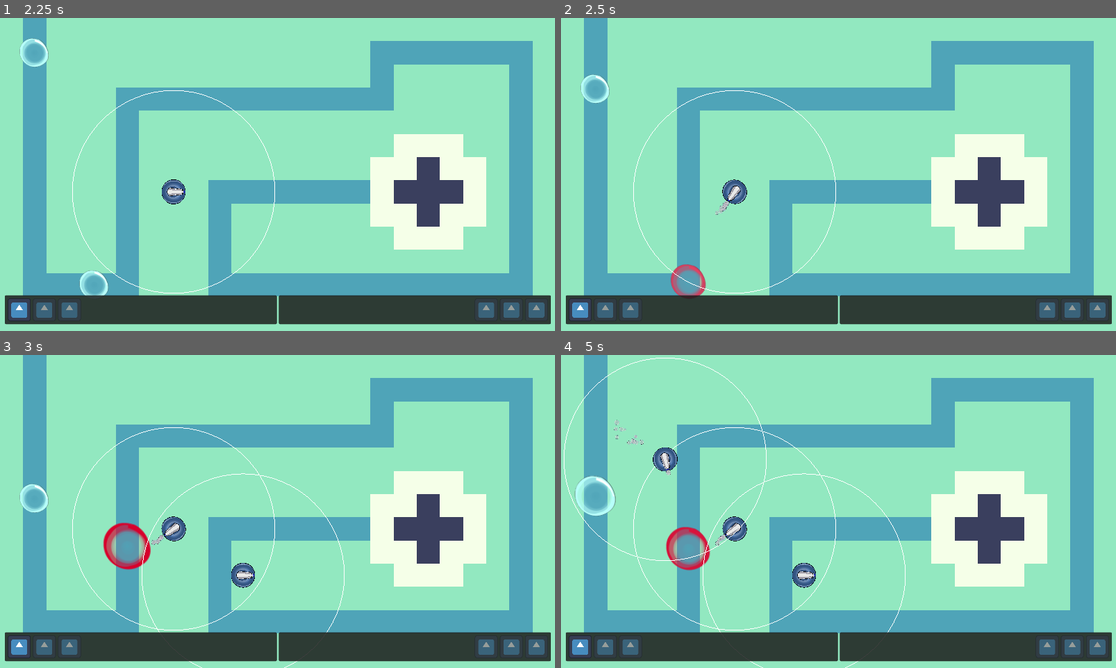
Above: before the commit, frames 1-4 (two rows, left to right).
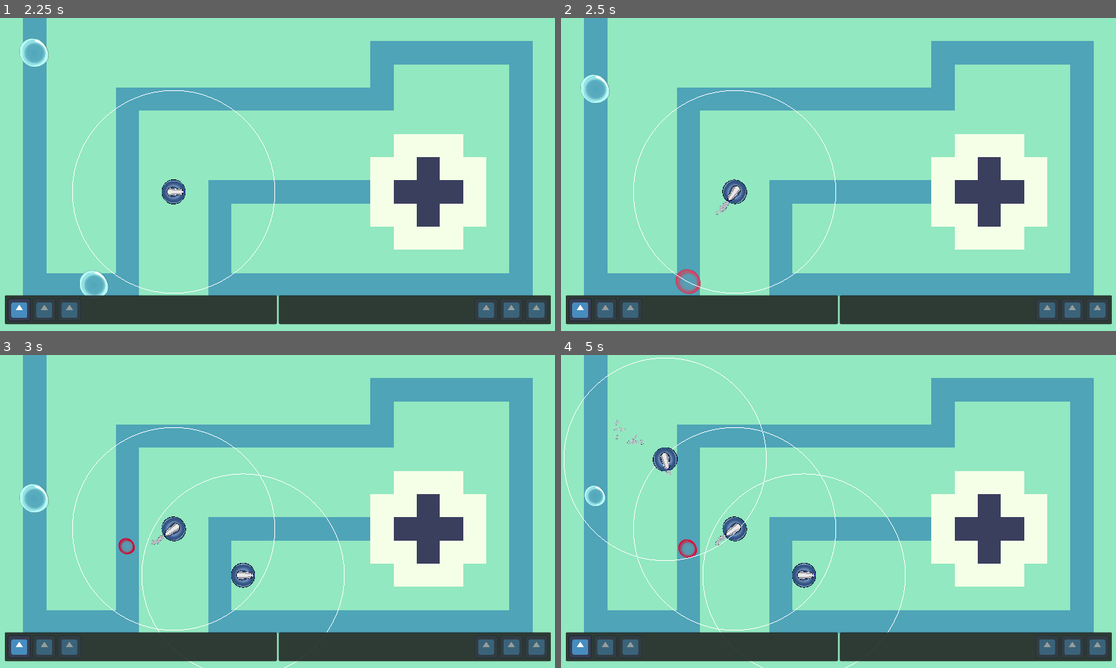
Above: after the commit, the same moments.

Repository: JustPause/GameJam2025
Game: Godot game, scene res://Scene/Green Lands.tscn
Two runs of this game, one before a commit and one after it. Both use one fixed random seed, a clock stepped at 60 frames per second and the inputs below. The engine's default icon, where the game draws it, is replaced by a stand-in: a white triangle on a blue panel in a dark square. Sound files missing from this copy of the repository are replaced by a short silence.
Inputs (mouse positions are in pixels of both pictures, inside the frame that each line leads up to):
- Up to frame 1 (2.25 s): move the mouse to (399, 158) at 0.52 s; click (399, 158) at 0.67 s; move the mouse to (166, 190) at 1.27 s; click (166, 190) at 1.42 s; tap Enter at 2 s; move the mouse to (333, 105) at 2.02 s; click (333, 105) at 2.17 s
- Up to frame 2 (2.5 s): no input
- Up to frame 3 (3 s): move the mouse to (249, 574) at 2.77 s; click (249, 574) at 2.92 s
- Up to frame 4 (5 s): move the mouse to (1005, 558) at 3.52 s; click (1005, 558) at 3.67 s; move the mouse to (672, 464) at 4.27 s; click (672, 464) at 4.42 s

Frame 1 is identical in both runs. In frame 2, 0.4% of the frame differs, in the area x 19-27%, y 78-90%; in frame 3, 0.7%; in frame 4, 1.2%, in the area x 2-27%, y 38-69%.

Commit message:
I am cooking

Diff:
--- a/Code/enemy_spawner.gd
+++ b/Code/enemy_spawner.gd
@@ -16,7 +16,7 @@
 class Enemys:
 	var name_enemys: String
 	var enemy_type: String
-	var max_health: int
+	var max_health: float
 	var health: float
 	var base_damage: int
 	var max_size_growth: Vector2
@@ -43,12 +43,12 @@
 
 var wave=[]
 var enemys = [
-	Enemys.new("Basic Bubble", "Air", 5, 5.0, 1, Vector2(0.3, 0.3), 300.0,basic_bubble_scene),
-	Enemys.new("Basic Bubble1", "Air", 5, 5.0, 1, Vector2(0.3, 0.3), 300.0,basic_bubble_scene),
-	Enemys.new("Basic Bubble2", "Air", 5, 5.0, 1, Vector2(0.3, 0.3), 300.0,basic_bubble_scene),
-	Enemys.new("Basic Bubble3", "Air", 5, 5.0, 1, Vector2(0.3, 0.3), 300.0,basic_bubble_scene),
-	Enemys.new("Basic Bubble4", "Air", 5, 5.0, 1, Vector2(0.3, 0.3), 300.0,basic_bubble_scene),
-	Enemys.new("Basic Bubble5", "Air", 5, 5.0, 1, Vector2(0.3, 0.3), 300.0,basic_bubble_scene)
+	Enemys.new("Basic Bubble", "Air", 5.0, 5.0, 1, Vector2(0.3, 0.3), 300.0,basic_bubble_scene),
+	Enemys.new("Basic Bubble1", "Air", 5.0, 5.0, 1, Vector2(0.3, 0.3), 300.0,basic_bubble_scene),
+	Enemys.new("Basic Bubble2", "Air", 5.0, 5.0, 1, Vector2(0.3, 0.3), 300.0,basic_bubble_scene),
+	Enemys.new("Basic Bubble3", "Air", 5.0, 5.0, 1, Vector2(0.3, 0.3), 300.0,basic_bubble_scene),
+	Enemys.new("Basic Bubble4", "Air", 5.0, 5.0, 1, Vector2(0.3, 0.3), 300.0,basic_bubble_scene),
+	Enemys.new("Basic Bubble5", "Air", 5.0, 5.0, 1, Vector2(0.3, 0.3), 300.0,basic_bubble_scene)
 ]
 
 func _ready() -> void:
--- a/entities/bubble/basic_bubble/basic_bubble.gd
+++ b/entities/bubble/basic_bubble/basic_bubble.gd
@@ -4,16 +4,19 @@
 @onready var sprite : Sprite2D = $BasicBubble
 @onready var audio_player : AudioStreamPlayer = $AudioStreamPlayer
 
-@export var speed: float = 300.0 #px/s
+@export var name_enemys: String
+@export var speed: float
 
-@export var bubble_max_health : float  = 5
+@export var enemy_type: String
+
+@export var max_health : float
 # @export var freeze_max_health : float = 0
 # @export var sheild_max_health : float = 0
 
 @export var base_attack_damage : float = 1
 @export var max_size_growth : Vector2 = Vector2(0.3,0.3)
 
-var current_bubble_health : float
+@export var current_health : float
 # var current_freez_health : float
 # var current_sheild_health : float
 
@@ -35,12 +38,19 @@
 
 func _ready() -> void:
 
-	print(get_parent().enemys[0].name_enemys)
+	var data = get_parent().enemys[0]
+
+	self.speed=data.speed
+	self.name_enemys=data.name_enemys
+	self.enemy_type=data.enemy_type
+	self.max_health=data.max_health
+	self.current_health=data.health
+	self.base_attack_damage =data.base_damage
+	self.max_size_growth =data.max_size_growth
 
 	if not get_parent() is Path2D:
 		kill()
 
-	current_bubble_health = bubble_max_health
 	current_scale = sprite.scale
 
 func _process(delta: float) -> void:
@@ -53,13 +63,13 @@
 func damage(ammount : float, attack_type : GlobalEnums.TowerAttackTypes) -> void:
 	match attack_type:
 		GlobalEnums.TowerAttackTypes.BUBBLES:
-			current_bubble_health -= ammount
+			current_health -= ammount
 		GlobalEnums.TowerAttackTypes.FIRE:
-			current_bubble_health -= ammount * 2
+			current_health -= ammount * 2
 
-	if current_bubble_health <= 0:
+	if current_health <= 0:
 		kill()
 
 	anim_player.play("dammage_flash")
-	var new_size : Vector2 = current_scale.lerp(max_size_growth, (bubble_max_health - current_bubble_health)/bubble_max_health)
+	var new_size : Vector2 = current_scale.lerp(max_size_growth, (max_health - current_health)/max_health)
 	get_tree().create_tween().set_trans(Tween.TRANS_ELASTIC).tween_property(sprite, "scale", new_size, 0.2)
